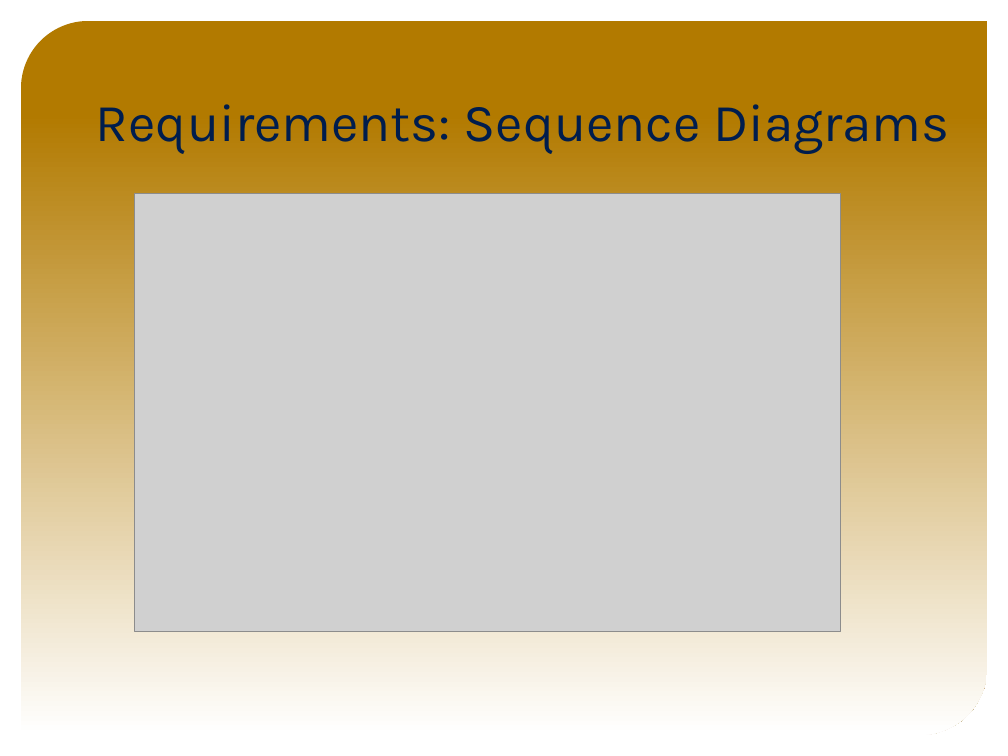
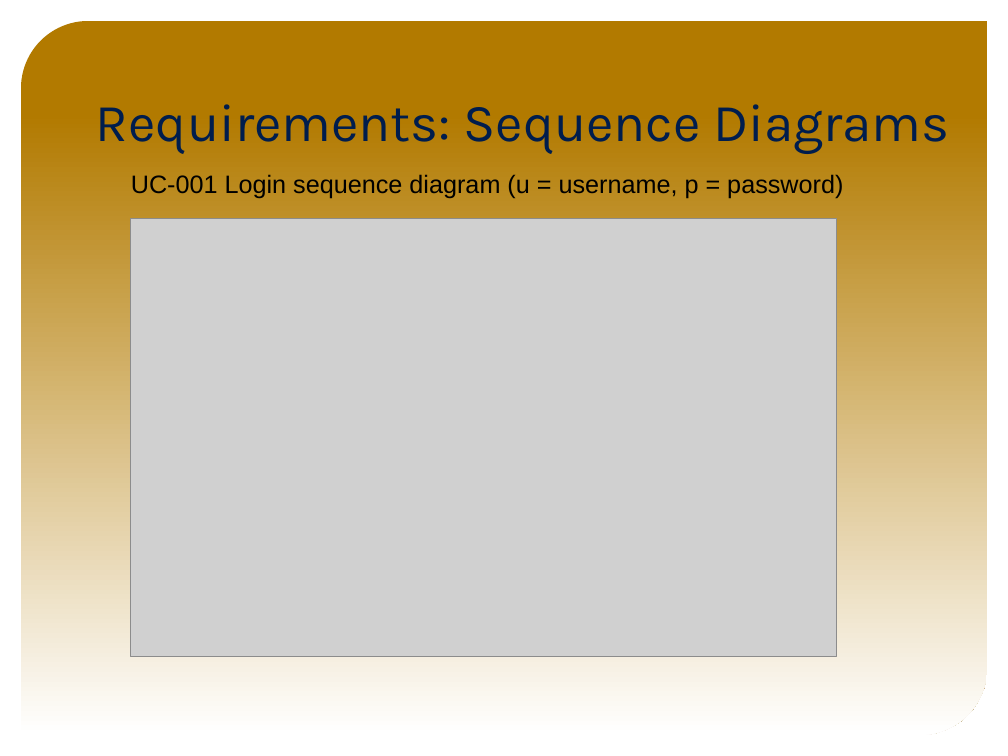
Before and after one commit to FIU-SCIS-Senior-Projects/Medzmate, a slide deck: slide 7 of Presentation Slides/pedro-montero-finalpresentation.pptx. Drawn at 1008x756 pixels with LibreOffice and Linux fonts; fonts in the diff are those of the drawing; grey boxes stand for pictures; background and template pictures are left out. Boxes give left, top, right and bottom in pixels: in the first picture for what was removed or moved away, otherwise in the second. Text is boxed around its words. In the diff, an @@ line names an element or a change of style, - is before the commit and + after.

```diff
--- a/Presentation Slides/pedro-montero-finalpresentation.pptx
+++ b/Presentation Slides/pedro-montero-finalpresentation.pptx
@@ text added at (131, 174, 843, 199), 18 pt, text #000000 @@
+UC-001 Login sequence diagram (u = username, p = password)
@@ picture: place and size @@
-picture at (134, 194, 840, 631)
+picture at (131, 219, 837, 656)
```
Also in this commit, not shown: 6 other slides changed, 2 slides added, 1 slide removed, 1 other file.
